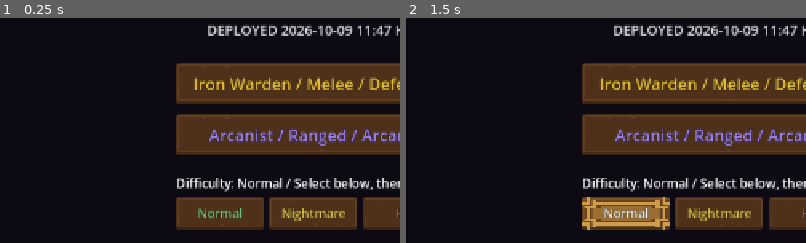
Above: before the commit, frames 1-2 (left to right).
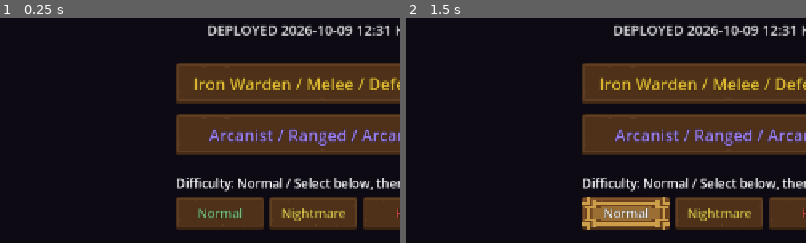
Above: after the commit, the same moments.

Repository: jflakeee/diablo
Game: Godot game, scene res://main.tscn
Same seed, same stepped clock (60 frames per second), same inputs: the game is played once before the commit and once after it.
Inputs:
- Up to frame 1 (0.25 s): no input
- Up to frame 2 (1.5 s): click "Normal" at 0.5 s; click "Normal" at 1.25 s
The pictures show only the part of the screen within x 11-61%, y 32-82%; the shares and areas given below are measured in that part.

The runs differ from the first frame. In frame 1, 0.2% of the frame differs, in the area x 91-98%, y 3-8%; in frame 2, 0.2%.

Commit message:
Add Korr/Dren/Pyre runes to the monster drop pool
RUNE_STATS defines individual socket effects for six runes but only
Ahn/Vey/Saal were ever obtainable from drops. Dren specifically gates
the Veiled Step runeword (Dren+Saal, armor) -- the socket/runeword
system was fully implemented but this recipe could never be completed
in practice since its material never dropped. Added a regression test
confirming the runeword now matches correctly.

Left Gloom Crown (Korr+Vey, slot="helm") alone -- "helm" appears
nowhere else in the codebase and git -S shows it's never been touched
since the original capstone commit, so there's no helm equipment slot
to put the result in. Fixing that needs a new equipment slot (base
array, equip dispatch, UI), out of scope here; Korr still drops for
its standalone socket effect.

Co-Authored-By: Claude Sonnet 5 <noreply@anthropic.com>

Diff:
--- a/prototype/game_dungeon/main.gd
+++ b/prototype/game_dungeon/main.gd
@@ -38,7 +38,7 @@
 const TemplateTheme := preload("res://ui/template_theme.gd")
 const CombatFX := preload("res://combat_fx.gd")
 const WorldStream := preload("res://world_stream.gd")
-const DEPLOYED_AT_KST := "2026-10-09 11:47 KST"
+const DEPLOYED_AT_KST := "2026-10-09 12:31 KST"
 
 var _grid: Array = []
 var _astar: AStarGrid2D
@@ -1891,6 +1891,17 @@
 	var t3: bool = String(wpn2.get("runeword", "")) == ""
 	print("[P4] order: Ahn+Vey must not create a sigilword ('%s'): %s" % [String(wpn2.get("runeword", "")), str(t3)])
 
+	# 3b) 독자 각인 조합 Dren + Saal (armor 2소켓) — 2026-10-09 드롭 풀에 Dren 추가로
+	# Veiled Step이 처음으로 실전 도달 가능해짐(그전엔 재료 자체가 안 나왔음).
+	# mana=18은 룬워드 보너스(+15) + Saal 개별 소켓 효과(+3) 합산 — Tempered Edge의
+	# ar=100(룬워드+50, Ahn 개별+50)과 같은 기존 effective_affixes() 합산 방식.
+	var arm2 := Item.make_socketed(Item.ARMOR_BASES[0], 2)
+	Item.socket_insert(arm2, {"kind": "rune", "id": "Dren"})
+	Item.socket_insert(arm2, {"kind": "rune", "id": "Saal"})
+	var e3b := Item.effective_affixes(arm2)
+	var t3b: bool = String(arm2.get("runeword", "")) == "Veiled Step" and int(e3b.get("dex", 0)) == 6 and int(e3b.get("mana", 0)) == 18
+	print("[P4] sigil: Dren+Saal to %s (dex=%d mana=%d) : %s" % [String(arm2.get("runeword", "")), int(e3b.get("dex", 0)), int(e3b.get("mana", 0)), str(t3b)])
+
 	# 4) 변환: Ahn×3 → Ahnor
 	var up := Craft.upgrade_rune("Ahn")
 	var t4: bool = up == "Ahnor"
@@ -1942,7 +1953,7 @@
 		and String(craft_item.get("quality", "")) == "crafted" and int(craft_item["affixes"].get("ar", 0)) >= 20 and int(craft_item["affixes"].get("cdmg", 0)) >= 3
 	print("[P4] craft: catalyst_consumed=%s quality=%s fixed_ar=%d : %s" % [str(not craft_materials.has(Craft.CRAFT_RUNE_CATALYST)), String(craft_item.get("quality", "")), int(craft_item["affixes"].get("ar", 0)), str(t8)])
 
-	_craft_selftest_ok = t1 and t2 and t3 and t4 and t5 and t5b and t6 and t7 and t8
+	_craft_selftest_ok = t1 and t2 and t3 and t3b and t4 and t5 and t5b and t6 and t7 and t8
 	print("[P4][RESULT] craft_selftest verdict=", ("PASS" if _craft_selftest_ok else "FAIL"))
 
 func _add_skill_button(ui: Node, id: String, label: String, col: Color, pos: Vector2, control_size: Vector2) -> void:
@@ -3481,7 +3492,7 @@
 		_spawn_ground(_make_potion("mana", mini(5, 1 + int(m.level) / 4)), m.gx, m.gy)
 	# 보석/재료는 수량 제한 없이 동일 id로 합쳐진다.
 	if _rng.randf() < 0.12 + pot_bonus:
-		var gems := ["ruby", "sapphire", "topaz", "emerald", "skull", "rune_Ahn", "rune_Vey", "rune_Saal"]
+		var gems := ["ruby", "sapphire", "topaz", "emerald", "skull", "rune_Ahn", "rune_Vey", "rune_Saal", "rune_Korr", "rune_Dren", "rune_Pyre"]
 		_spawn_ground(_make_material(String(gems[_rng.randi_range(0, gems.size() - 1)])), m.gx, m.gy)
 	if _rng.randf() < (0.05 if rank == "" else 0.16):
 		_spawn_ground(_make_vision_relic(), m.gx - 0.25, m.gy + 0.25)
Not shown, changed: docs/PROJECT_MEMORY.md
Not shown, changed: prototype/game_dungeon/README.md
